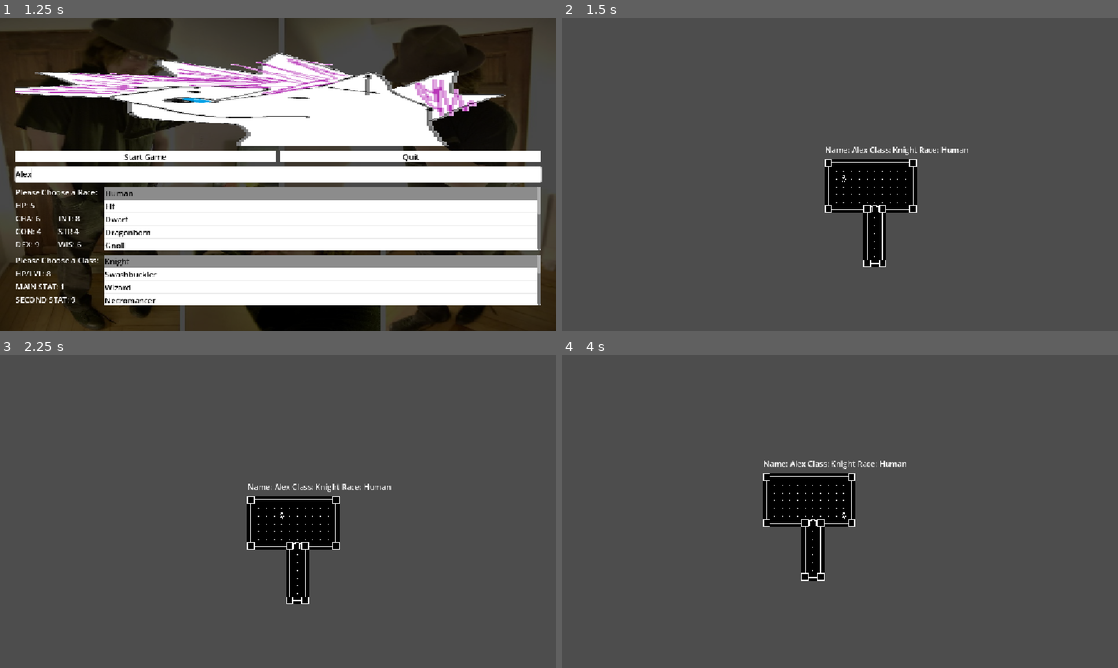
Above: before the commit, frames 1-4 (two rows, left to right).
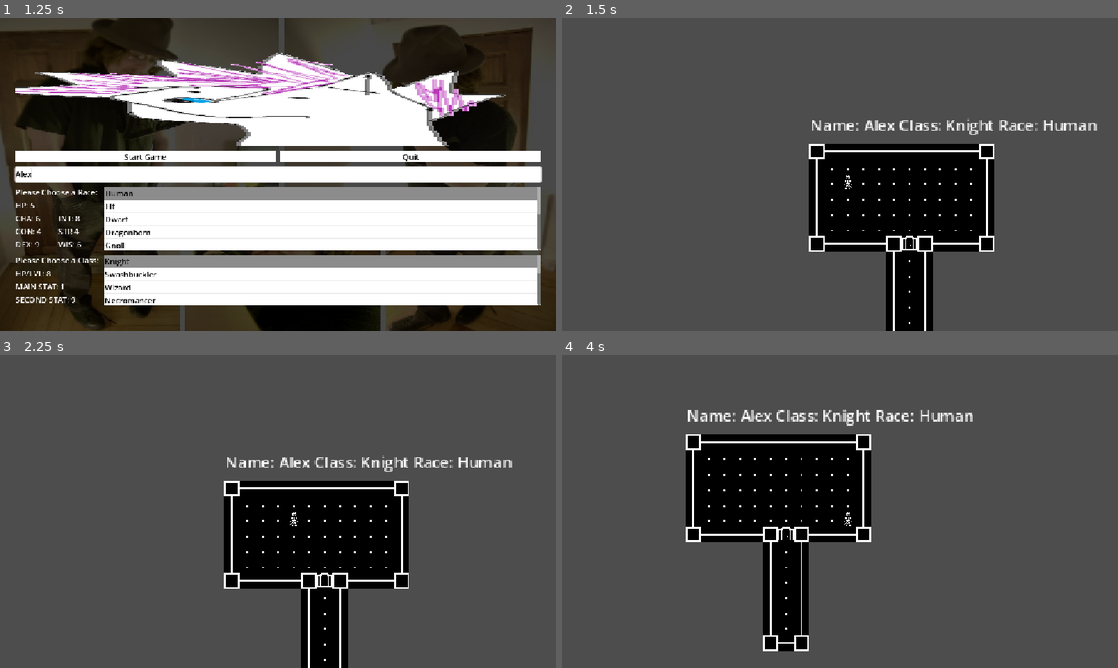
Above: after the commit, the same moments.

Repository: JohnScuzzman/Gnoll-Pointer-Godot-Game
Game: Godot game, scene res://level/main_menu.tscn
Two runs of this game, one before a commit and one after it. Both use one fixed random seed, a clock stepped at 60 frames per second and the inputs below.
Inputs (mouse positions are in pixels of both pictures, inside the frame that each line leads up to):
- Up to frame 1 (1.25 s): click (278, 174) at 0.52 s; type "Alex" at 0.6 s
- Up to frame 2 (1.5 s): click "Start Game" at 1.25 s
- Up to frame 3 (2.25 s): tap Enter at 2 s; hold D (right) from 2.03 s (still down)
- Up to frame 4 (4 s): release D (right) at 2.78 s; hold S (down) 2.78-3.53 s; hold D (right) from 3.53 s (still down)

Frame 1 is identical in both runs. In frame 2, 12% of the frame differs, in the area x 44-97%, y 32-100%; in frame 3, 11%; in frame 4, 13%, in the area x 22-74%, y 17-95%.

Commit message:
Added camera smoothing, zoomed camera in 2x

Diff:
--- a/level/game_level.tscn
+++ b/level/game_level.tscn
@@ -64,6 +64,9 @@
 
 [node name="Camera2D" type="Camera2D" parent="." unique_id=708833318]
 position = Vector2(32, 32)
+zoom = Vector2(2, 2)
+position_smoothing_enabled = true
+position_smoothing_speed = 10.0
 
 [node name="DebugLabel" type="Label" parent="." unique_id=1583919719]
 offset_left = 1.0
